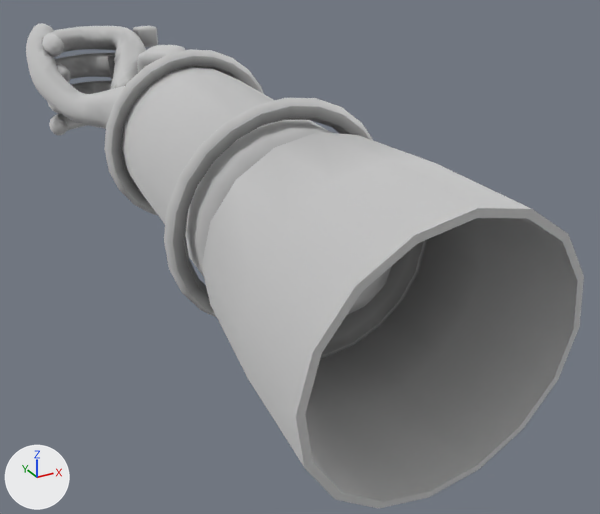
The glTF model game/assets/models/gear/fp_arm_grip_r.glb as it was, and as the next commit left it.
The view is the same before and after, from a camera (50 mm lens) standing at (-0.17, -0.661, 0.14) and looking at (0.069, -0.225, -0.078). The lights are fixed; the arrows at lower left show +X, +Y and +Z. The first picture is the older version. Vertices at exactly the same position are counted once.

In view in the first picture: 'fp_arm_grip_r'.
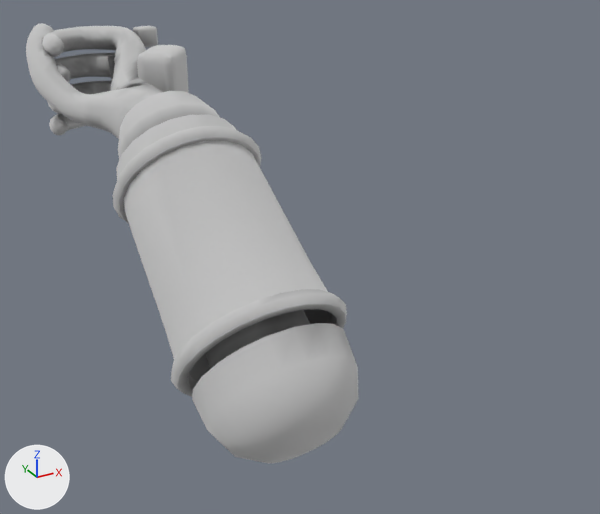
Where the change shows, as pixel boxes (x1, y1, x2, y2) in the pictures (600 x 514 px; the box of a moved part takes in the faces that stretch with it):
```json
{"object": "fp_arm_grip_r", "change": "reshaped", "before": [26, 23, 584, 508], "after": [26, 23, 358, 463], "on screen": "40% narrower, 9% shorter"}
{"part": 1, "of": "me_fp_arm_grip_r", "change": "moved or reshaped", "before": [104, 49, 264, 215], "after": [113, 126, 261, 223]}
{"part": 2, "of": "me_fp_arm_grip_r", "change": "moved or reshaped", "before": [164, 98, 374, 317], "after": [171, 289, 347, 397]}
{"part": 3, "of": "me_fp_arm_grip_r", "change": "rebuilt", "before": [122, 67, 427, 359], "after": [116, 115, 329, 380], "on screen": "30% narrower, 9% shorter"}
{"part": 4, "of": "me_fp_arm_grip_r", "change": "rebuilt", "after": [118, 91, 219, 160], "on screen": "not visible before"}
{"part": 5, "of": "me_fp_arm_grip_r", "change": "added", "after": [192, 323, 358, 463]}
{"part": 6, "of": "me_fp_arm_grip_r", "change": "deleted", "before": [202, 132, 584, 508]}
{"part": 7, "of": "me_fp_arm_grip_r", "change": "moved or reshaped", "before": [83, 86, 392, 315], "after": [83, 79, 310, 369], "on screen": "mostly hidden"}
{"part": 8, "of": "me_fp_arm_grip_r", "change": "edited", "before": [58, 52, 168, 127], "after": [58, 52, 168, 127], "on screen": "looks the same"}
```

Scene script edits in JSON lines:
```json
{"block": "me_fp_arm_grip_r", "where": "# used by ob_fp_arm_grip_r; location = (0.0, 0.0, 0.0)"}
{"op": "remove", "block": "me_fp_arm_grip_r", "code": "me_fp_arm_grip_r.from_pydata(...)  # 4075 vertices, 8122 faces; spans x -0.044..0.104, y -0.436..0.036, z -0.116..0.047"}
{"op": "add", "block": "me_fp_arm_grip_r", "code": "me_fp_arm_grip_r.from_pydata(...)  # 4060 vertices, 8088 faces; spans x -0.044..0.09, y -0.316..0.036, z -0.19..0.047"}
{"block": "me_fp_arm_grip_r", "change": "me_fp_arm_grip_r part 1: the loose piece of 144 vertices spanning x -0.03..0.09, y -0.155..-0.132, z -0.072..0.047 is turned 28.8 degrees about the x axis through its middle and scaled by 0.909, then moved by (0.0, 0.009, -0.034)"}
{"block": "me_fp_arm_grip_r", "change": "me_fp_arm_grip_r part 2: the loose piece of 144 vertices spanning x -0.039..0.099, y -0.287..-0.262, z -0.095..0.043 is multiplied about its middle by the matrix ((0.858, 0.0, 0.0), (0.0, 0.868, -0.401), (0.0, 0.494, 0.76)), then moved by (0.0, 0.029, -0.097)"}
{"block": "me_fp_arm_grip_r", "change": "me_fp_arm_grip_r part 3: the loose piece of 200 vertices spanning x -0.03..0.09, y -0.338..-0.121, z -0.092..0.036 is rebuilt with 200 vertices and now spans x -0.025..0.085, y -0.276..-0.091, z -0.168..0.003"}
{"block": "me_fp_arm_grip_r", "change": "me_fp_arm_grip_r part 4: the loose piece of 49 vertices spanning x -0.016..0.076, y -0.147..-0.089, z -0.058..0.035 is rebuilt with 49 vertices and now spans x -0.012..0.072, y -0.149..-0.07, z -0.074..0.012"}
{"block": "me_fp_arm_grip_r", "change": "me_fp_arm_grip_r part 5: a new loose piece of 81 vertices spanning x -0.022..0.082, y -0.316..-0.229, z -0.19..-0.09, in mat_steel_armor"}
{"block": "me_fp_arm_grip_r", "change": "me_fp_arm_grip_r part 6: the loose piece of 96 vertices spanning x -0.044..0.104, y -0.436..-0.302, z -0.116..0.034 is deleted"}
{"block": "me_fp_arm_grip_r", "change": "me_fp_arm_grip_r part 7: 200 vertices moved from x -0.014..0.056, y -0.184..-0.038, z -0.043..0.011 to x -0.014..0.055, y -0.165..-0.037, z -0.084..0.008; 245 vertices removed from x -0.009..0.069, y -0.354..-0.048, z -0.065..0.011; 245 vertices added at x -0.005..0.065, y -0.29..-0.046, z -0.163..0.01"}
{"block": "me_fp_arm_grip_r", "change": "me_fp_arm_grip_r part 8: 407 kept faces spanning x -0.028..0.072, y -0.165..0.015, z -0.084..0.03 get new vertex colours"}
{"op": "remove", "block": "me_fp_arm_grip_r", "code": "me_fp_arm_grip_r.materials.append(mat_cloth_dark)"}
```
